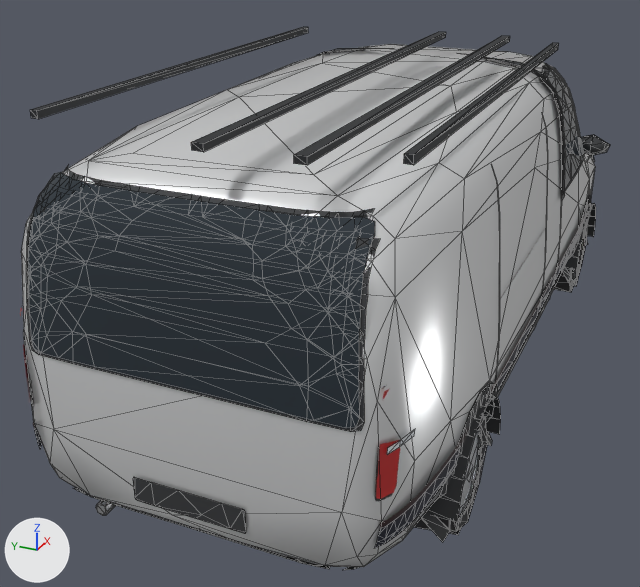
The glTF model assets/fleet/pro_plomb_far.glb as it was, and as the next commit left it.
Both versions are drawn from a 50 mm lens placed at (-5.01, -1.73, 2.87), pointed at (-0.39, 0.35, 0.56). The lights are fixed; the arrows at lower left show +X, +Y and +Z. The older version comes first. Mesh edges are drawn as thin lines on the coarser meshes. Where no turn or scale is listed for an object, it has been applied to the vertices.

Before the edit, the objects in view are built like this:
```python
me_proaccent_1 = bpy.data.meshes.new('ProAccent-1')
me_proaccent_1.from_pydata(...)  # 66 vertices, 62 faces; spans x -2.46..1.45, y -0.97..-0.83, z 0.66..0.69
me_proaccent_1.materials.append(mat_det_001)
me_rearglass = bpy.data.meshes.new('RearGlass')
me_rearglass.from_pydata(...)  # 107 vertices, 158 faces; spans x -2.49..-2.257, y -0.742..0.742, z 1.089..1.822
me_rearglass.materials.append(mat_glass)  # dark blue #273038
me_rgframe = bpy.data.meshes.new('RgFrame')
me_rgframe.from_pydata(...)  # 116 vertices, 166 faces; spans x -2.49..-2.2, y -0.76..0.76, z 1.07..1.83
me_rgframe.materials.append(mat_det)  # dark grey #353638
ob_proaccent_1 = bpy.data.objects.new('ProAccent-1', me_proaccent_1)
ob_proaccent_1.location = (0.0, 0.0, 0.0)
ob_rearglass = bpy.data.objects.new('RearGlass', me_rearglass)
ob_rearglass.location = (0.0, 0.0, 0.0)
ob_rgframe = bpy.data.objects.new('RgFrame', me_rgframe)
ob_rgframe.location = (0.0, 0.0, 0.0)
# also in view: 'WheelRR' at (-1.52, -0.84, 0.33); 'ArchTrim-1.001' at (-1.52, -0.85, 0.51); 'ArchLiner.003' at (-1.52, -0.7, 0.52); 'RackRail1' at (-0.92, 0.8, 2.03); 'LadderRail1' at (-0.95, -0.08, 2.04)
```
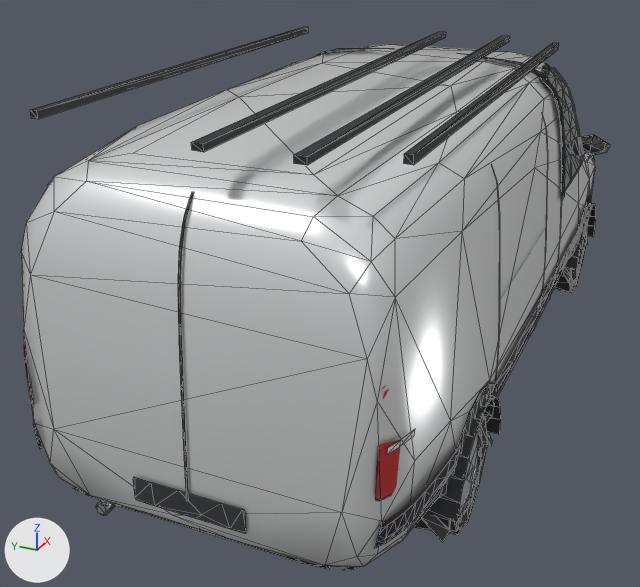
What differs and where, as boxes (x1, y1, x2, y2) in the pictures (640 x 587 px):
'RearGlass', deleted
    before: (28, 172, 375, 428)
'RgFrame', deleted
    before: (26, 164, 380, 432)
'RearDoorSeam', added
    after: (178, 192, 194, 502)

Edits to the bpy script that builds the scene:
```text
Add me_reardoorseam:
    me_reardoorseam.from_pydata(...)  # 24 vertices, 22 faces; spans x -2.508..-2.322, y -0.006..0.006, z 0.557..1.84
    me_reardoorseam.materials.append(mat_det)  # dark grey #353638
Remove ob_rearglass:
    ob_rearglass = bpy.data.objects.new('RearGlass', me_rearglass)
    ob_rearglass.location = (0.0, 0.0, 0.0)
Remove ob_rgframe:
    ob_rgframe = bpy.data.objects.new('RgFrame', me_rgframe)
    ob_rgframe.location = (0.0, 0.0, 0.0)
Add ob_reardoorseam:
    ob_reardoorseam = bpy.data.objects.new('RearDoorSeam', me_reardoorseam)
    ob_reardoorseam.location = (0.0, 0.0, 0.0)
```
